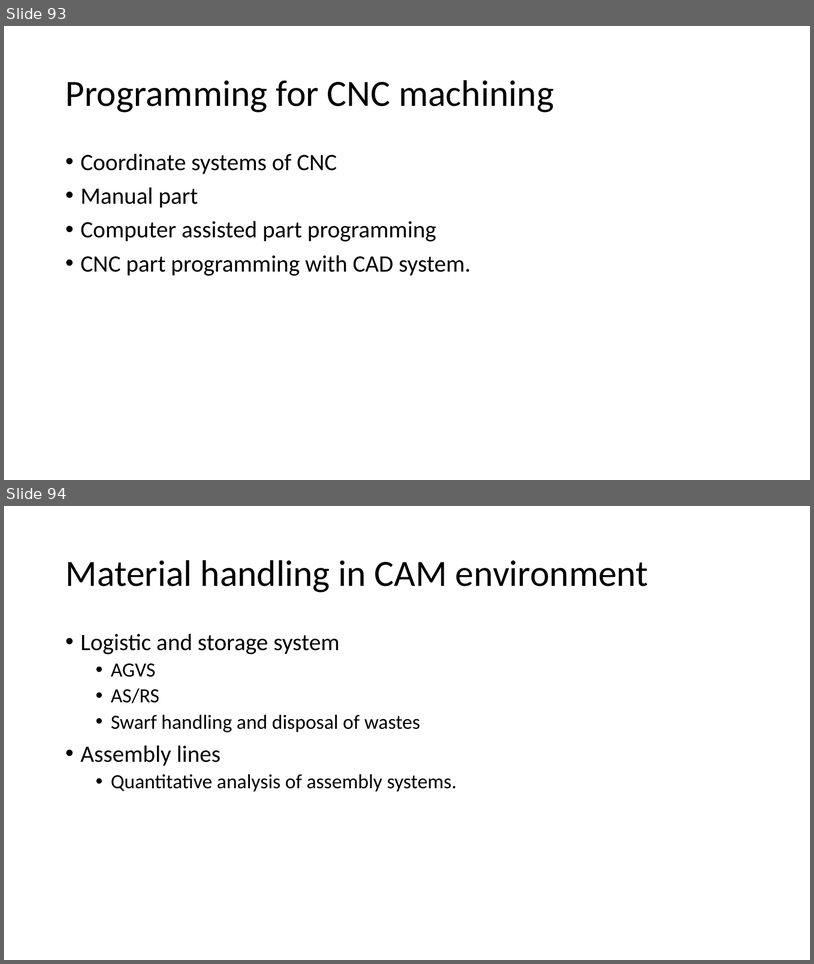
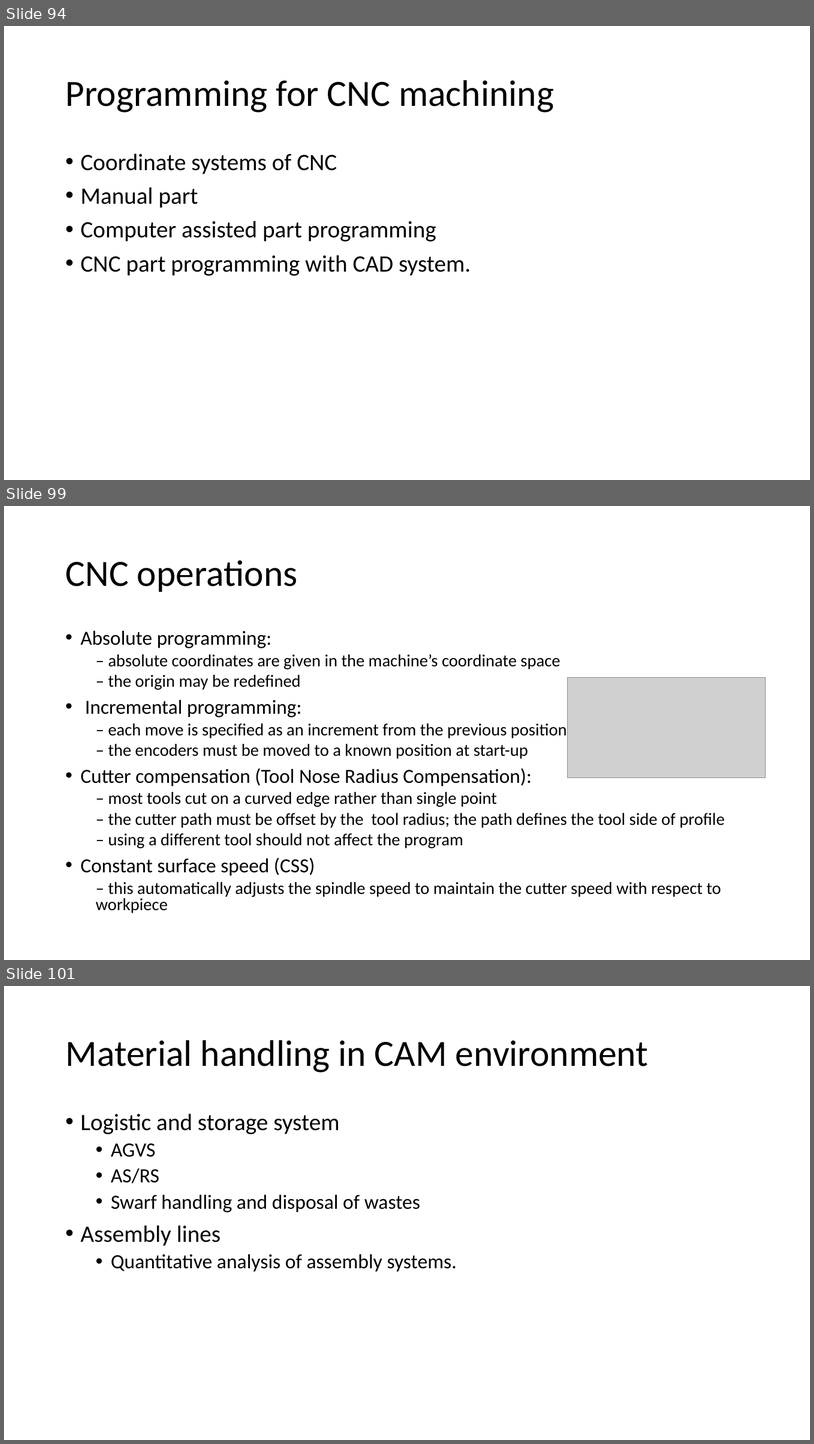
Before and after one commit to Jinny-Ching/cad_cam_course, a slide deck: CAD_CAM.pptx. Shown one above the other, each under a label of ours: slides 93 and 94 before the commit, slides 94, 99 and 101 after it; the slides between them are not shown. The pictures are 814x964 and 814x1444 pixels, drawn with LibreOffice and Linux fonts; fonts in the diff are those of the drawing; grey boxes stand for pictures. Boxes give left, top, right and bottom in pixels: in the first picture for what was removed or moved away, otherwise in the second. Text is boxed around its words. In the diff, an @@ line names an element or a change of style, - is before the commit and + after.

```diff
--- a/CAD_CAM.pptx
+++ b/CAD_CAM.pptx
@@ slide 99 added at <box>4,506,810,960</box>, background #FFFFFF @@
@@ title added at <box>65,560,298,592</box>, 44 pt, text #000000 @@
+CNC operations
@@ text added at <box>81,631,725,913</box>, 20.4 pt, text #000000 @@
+• Absolute programming:
+  – absolute coordinates are given in the machine’s coordinate space
+  – the origin may be redefined
+• Incremental programming:
+  – each move is specified as an increment from the previous position
+  – the encoders must be moved to a known position at start-up
+• Cutter compensation (Tool Nose Radius Compensation):
+  – most tools cut on a curved edge rather than single point
+  – the cutter path must be offset by the tool radius; the path defines the tool side of profile
+  – using a different tool should not affect the program
+• Constant surface speed (CSS)
+  – this automatically adjusts the spindle speed to maintain the cutter speed with respect to workpiece
@@ picture added at <box>568,677,766,778</box> @@
@@ what was slide 93 is now slide 94 @@
@@ what was slide 94 is now slide 101 @@
```
Also in this commit, not shown: 6 slides changed, 6 other slides added.
